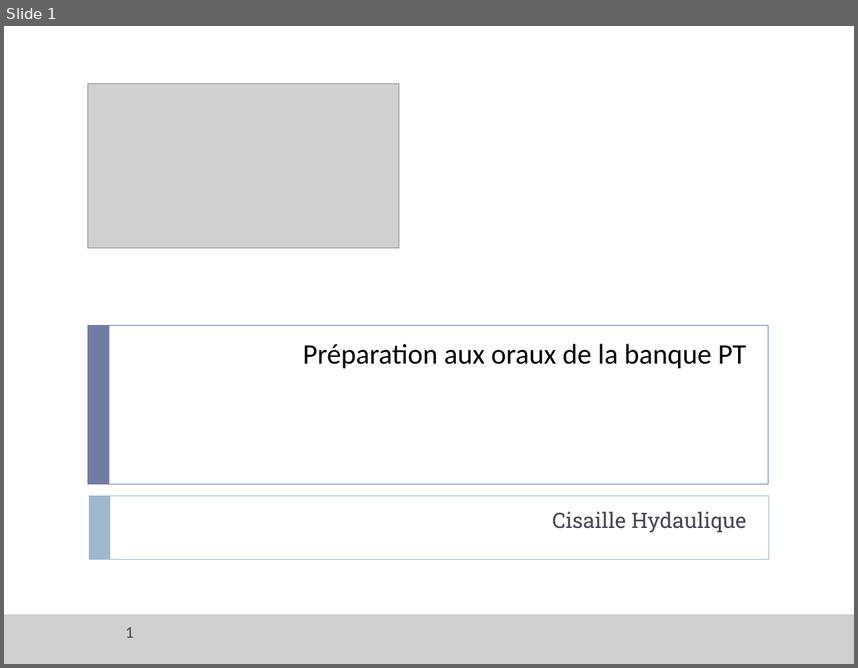
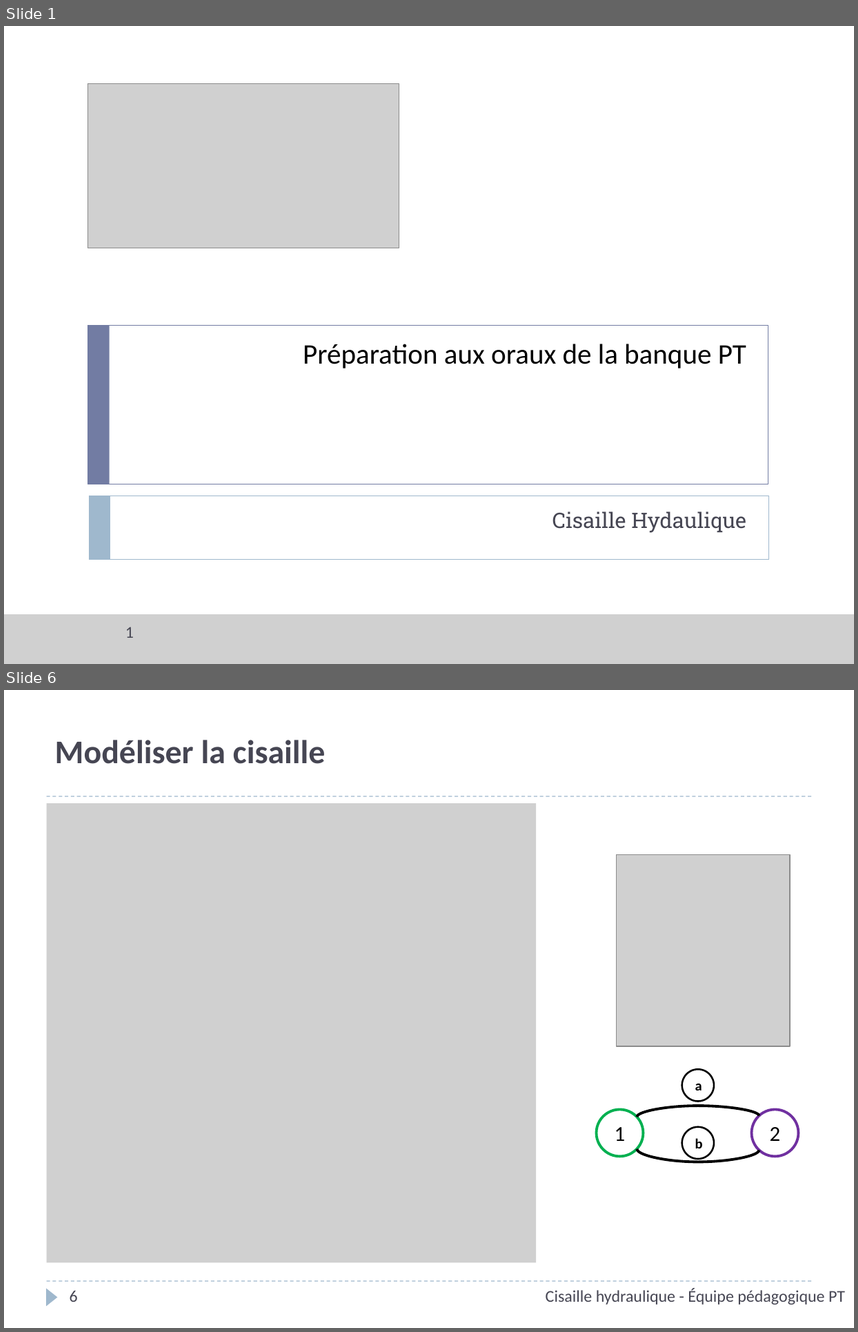
Before and after one commit to xpessoles/PT_Oraux, a slide deck: Interrogation_SII/03_Cisaille hydraulique/ServoMoteur_CommandeVanne_Corrige.pptx. Shown one above the other, each under a label of ours: slide 1 before the commit, slides 1 and 6 after it; the slides between them are not shown. The pictures are 858x668 and 858x1332 pixels, drawn with LibreOffice and Linux fonts; fonts in the diff are those of the drawing; grey boxes stand for pictures; background and template pictures are left out. Boxes give left, top, right and bottom in pixels: in the first picture for what was removed or moved away, otherwise in the second. Text is boxed around its words. In the diff, an @@ line names an element or a change of style, - is before the commit and + after.

```diff
--- a/Interrogation_SII/03_Cisaille hydraulique/ServoMoteur_CommandeVanne_Corrige.pptx
+++ b/Interrogation_SII/03_Cisaille hydraulique/ServoMoteur_CommandeVanne_Corrige.pptx
@@ slide 6 added at bbox=[4, 690, 854, 1328], background #FFFFFF @@
@@ title added at bbox=[55, 740, 326, 764], 28 pt, text #464653, bold @@
+Modéliser la cisaille
@@ line added from (47, 796) to (811, 796), #9FB8CD 0.75 pt dashed @@
@@ picture added at bbox=[47, 803, 536, 1262] @@
@@ picture added at bbox=[616, 855, 789, 1046] @@
@@ group added at bbox=[597, 1069, 799, 1162]: 4 ellipses, 2 curved lines @@
+1
+2
+a
+b
@@ line added from (47, 1281) to (811, 1281), #9FB8CD 0.75 pt dashed @@
@@ triangle added at bbox=[47, 1288, 58, 1305], fill #9FB8CD @@
@@ text added at bbox=[546, 1288, 845, 1304], 14 pt, text #464653 @@
+Cisaille hydraulique - Équipe pédagogique PT
@@ page number added at bbox=[70, 1290, 78, 1301], 14 pt, text #464653 @@
+6
```
Also in this commit, not shown: 6 slides changed, 6 other slides added, 2 other files.
